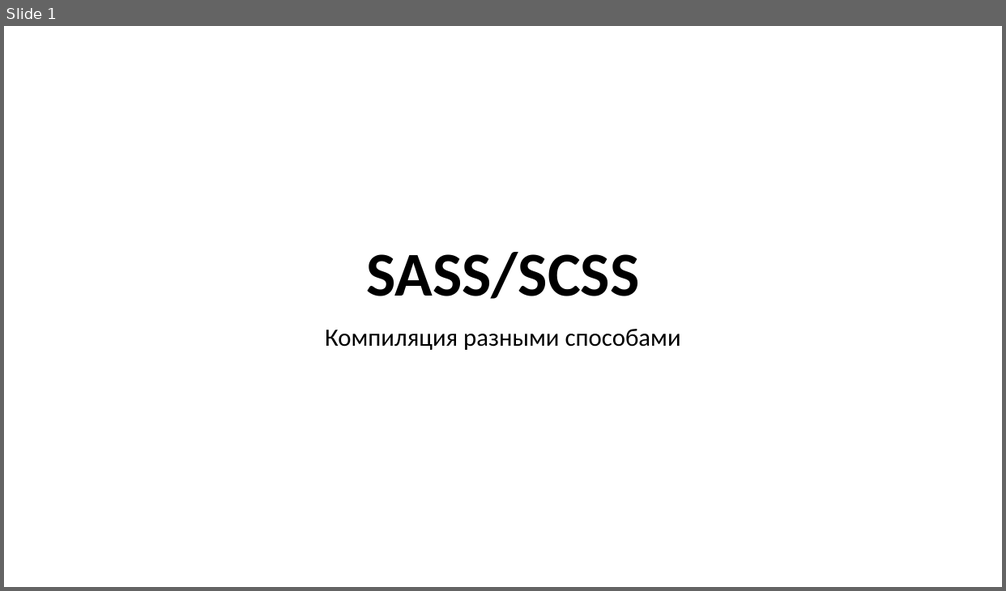
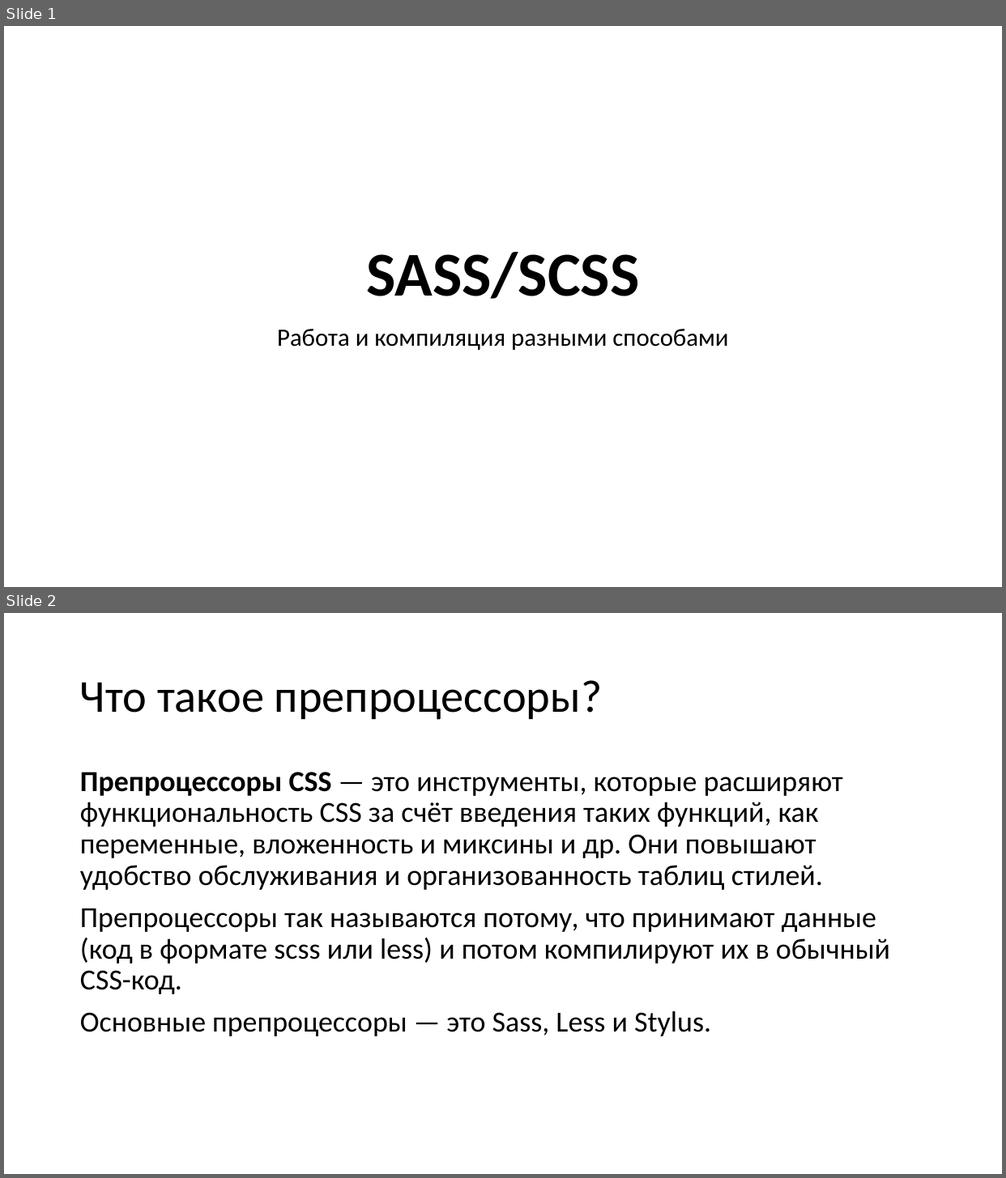
Before and after one commit to TalantRys/scss-study, a slide deck: sass.pptx. Shown one above the other, each under a label of ours: slide 1 before the commit, slides 1 and 2 after it. The pictures are 1006x591 and 1006x1178 pixels, drawn with LibreOffice and Linux fonts; fonts in the diff are those of the drawing. Boxes give left, top, right and bottom in pixels: in the first picture for what was removed or moved away, otherwise in the second. Text is boxed around its words. In the diff, an @@ line names an element or a change of style, - is before the commit and + after.

```diff
--- a/sass.pptx
+++ b/sass.pptx
@@ slide 2 added at (4,613,1002,1174), background #FFFFFF @@
@@ title added at (80,680,602,720), 44 pt, text #000000 @@
+Что такое препроцессоры?
@@ text added at (80,772,890,1037), 28 pt, text #000000 @@
+Препроцессоры CSS — это инструменты, которые расширяют функциональность CSS за счёт введения таких функций, как переменные, вложенность и миксины и др. Они повышают удобство обслуживания и организованность таблиц стилей.
+Препроцессоры так называются потому, что принимают данные (код в формате scss или less) и потом компилируют их в обычный CSS-код.
+Основные препроцессоры — это Sass, Less и Stylus.
@@ slide 1 changed as well @@
@@ subtitle at (277,329,728,350): text changed @@
-Компиляция разными способами
+Работа и компиляция разными способами
```
Also in this commit, not shown: 1 other slide changed, 7 other slides added, 29 slides removed.
